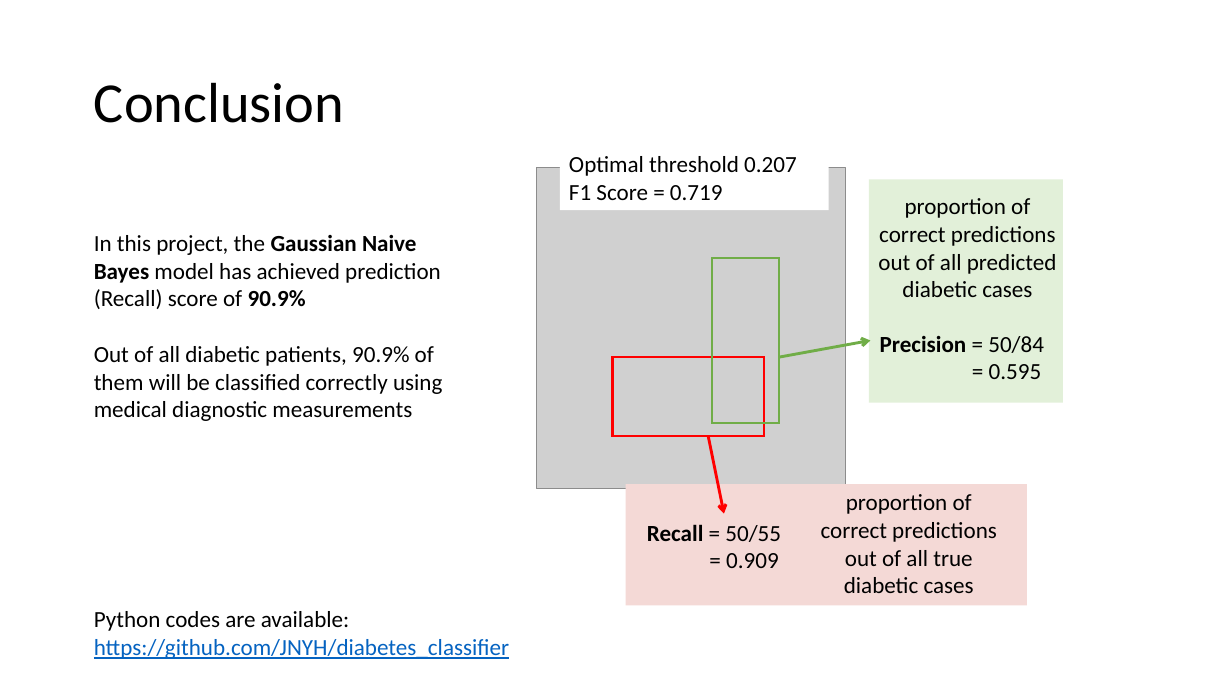
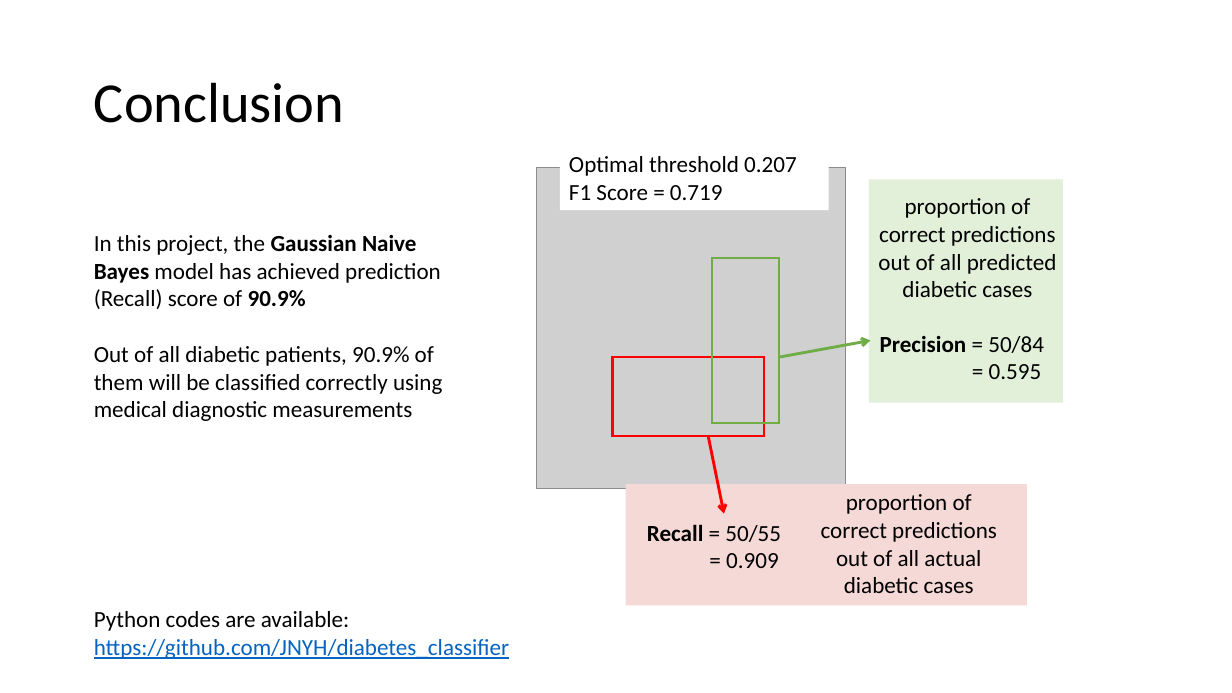
Before and after one commit to JNYH/diabetes_classifier, a slide deck: slide 14 of diabetes_classifier.pptx. Drawn at 1232x693 pixels with LibreOffice and Linux fonts; fonts in the diff are those of the drawing; grey boxes stand for pictures. Boxes give left, top, right and bottom in pixels: in the first picture for what was removed or moved away, otherwise in the second. Text is boxed around its words. In the diff, an @@ line names an element or a change of style, - is before the commit and + after.

Commit message:
project presentation file

```diff
--- a/diabetes_classifier.pptx
+++ b/diabetes_classifier.pptx
@@ text at (821,494,997,593): text changed @@
-proportion of correct predictions out of all true diabetic cases
+proportion of correct predictions out of all actual diabetic cases
```
